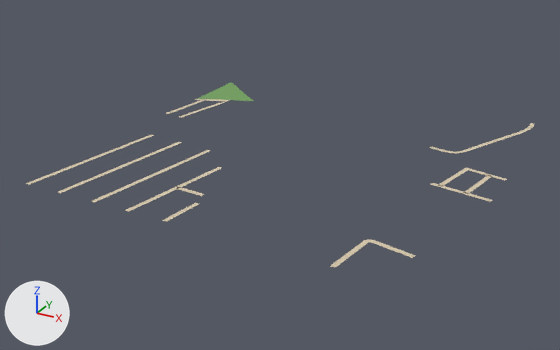
A saved change to the glTF model public/assets/bengaluru-region-v1/tiles/t2_-33-l1.glb.
Before and after are seen from a camera (50 mm lens) standing at (1672.0, -17087.0, 378.0) and looking at (1226.0, -16277.0, -27.0). Every picture has the same lights, and +X, +Y and +Z are marked at lower left. The older version comes first.

Names of what the first picture shows: 'ground'.
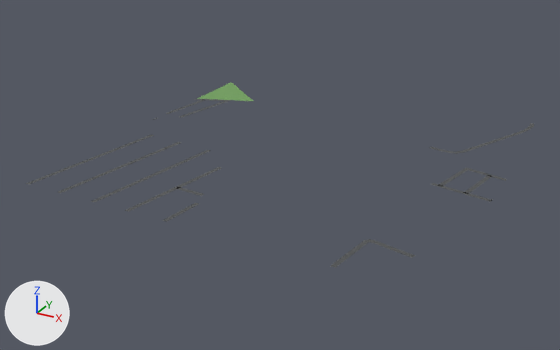
Changed parts and their boxes [x1, y1, x2, y2] in the pictures (560 x 350 px; the box of a moved part takes in the faces that stretch with it):
part 1 of me_ground, moved or reshaped
    both: [26, 134, 211, 222]
part 2 of me_ground, reshaped
    before: [166, 99, 229, 114]
    after: [153, 99, 231, 120]
part 3 of me_ground, recoloured
    both: [72, 99, 534, 267]

The edits, one by one:
me_ground is used by ob_ground; location (1000.0, -16500.0, 0.0).
Verts and faces of me_ground; kept vertices keep their numbers, new ones are numbered from 188.
Before the commit, vertices of me_ground: 86 (-1.0, 363.0, 1.0) at pixel (195, 98), 87 (1.0, 357.0, 1.0) at pixel (194, 99), 90 (50.0, 385.0, 1.0) at pixel (230, 99), 91 (47.0, 373.0, 1.0) at pixel (225, 101), 93 (41.0, 359.0, 1.0) at pixel (216, 103).
Before the commit, vertices of me_ground: 104 (9.0, 310.0, 1.0) at pixel (181, 109), 105 (3.0, 311.0, 1.0) at pixel (178, 108), 106 (5.0, 283.0, 1.0) at pixel (167, 114), 107 (-1.0, 284.0, 1.0) at pixel (165, 113).
me_ground had 188 vertices, 174 faces and spanned x -1.0..501.0, y -1.0..500.0, z 1.0.
me_ground now has 201 vertices, 183 faces and spans x 0.0..500.0, y 0.0..500.0, z 1.0.
Part 1, on me_ground:
8 vertices are removed from x 11.0..214.0, y 27.0..39.0, z 1.0.
18 faces are deleted.
3 vertices in x 129.0..135.0, y 116.0..155.0, z 1.0 move by (0.0, 1.0, 0.0).
21 vertices move from x 16.0..123.0, y 38.0..170.0, z 1.0 to x 14.0..123.0, y 3.0..168.0, z 1.0.
6 vertices are added at (118.0, 80.0, 1.0), (9.0, 23.0, 1.0), (57.0, 13.0, 1.0), (162.0, 47.0, 1.0), (157.0, 17.0, 1.0), (207.0, 18.0, 1.0).
6 new vertices lie (6.0, -1.0, 0.0) away from vertices in x 9.0..207.0, y 13.0..80.0, z 1.0.
22 new faces join them.
Part 2, on me_ground:
Vertices deleted: 107 (with the faces that use them).
Faces deleted: (90, 93, 91).
Vertex 86 moves to (0.0, 363.0, 1.0), pixel (196, 98).
Vertex 87 moves to (0.0, 357.0, 1.0), pixel (193, 99).
Vertex 91 moves to (45.0, 374.0, 1.0), pixel (224, 101).
Vertex 90 moves to (52.0, 383.0, 1.0), pixel (231, 100).
New vertex 200 is at (0.0, 246.0, 1.0).
New vertex 201 is at (3.0, 262.0, 1.0), pixel (158, 117).
New vertex 202 is at (0.0, 263.0, 1.0), pixel (156, 117).
New vertex 203 is at (0.0, 291.0, 1.0), pixel (168, 111).
New vertex 204 is at (0.0, 284.0, 1.0), pixel (165, 113).
New faces: (200, 201, 202), (90, 91, 93), (104, 105, 203), (104, 203, 204), (104, 204, 106).
me_ground part 3: 106 kept faces spanning x 0.0..500.0, y 0.0..500.0, z 1.0 get new vertex colours; the middle colour goes from beige #d7c9ae to dark grey #535556.
Other edits to the shape of me_ground do not show in these pictures.
